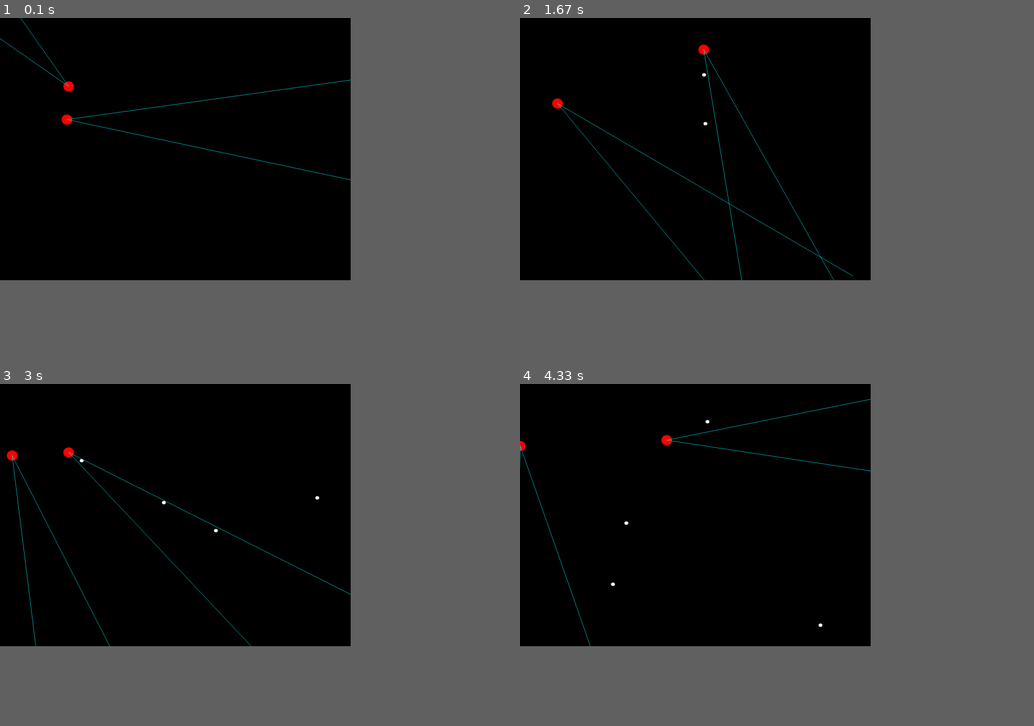
Above: before the commit, frames 1-4 (two rows, left to right).
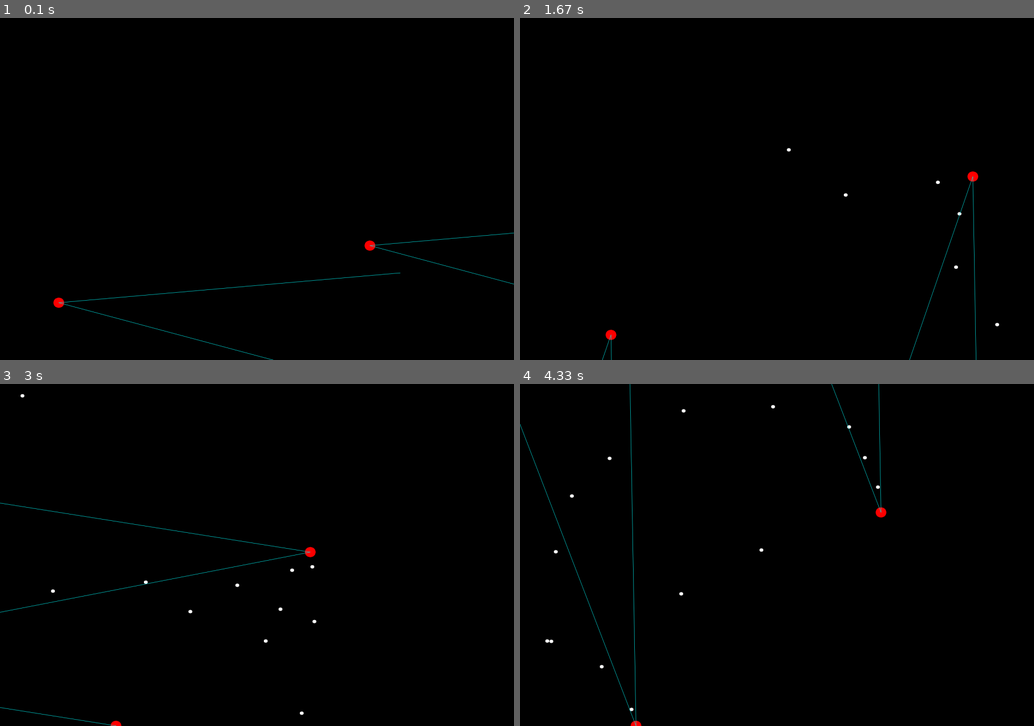
Above: after the commit, the same moments.

Repository: sattfatt/Simple-AI
Game: pygame game, started from pygame1/test.py
Same seed, same stepped clock (60 frames per second), same inputs: the game is played once before the commit and once after it.
Inputs (mouse positions are in pixels of both pictures, inside the frame that each line leads up to):
- Up to frame 1 (0.1 s): no input
- Up to frame 2 (1.67 s): hold D 0.33-0.8 s; hold W 0.83-1.13 s; tap Space at 0.9, 1.23, 1.53 s; hold D 1.17-1.63 s; move the mouse to (756, 202) at 1.2 s
- Up to frame 3 (3 s): hold A 1.67-2.2 s; move the mouse to (421, 544) at 1.7 s; tap Space at 1.73, 2.03, 2.3, 2.63, 2.93 s; hold S 2.23-2.53 s; move the mouse to (257, 575) at 2.27 s; hold A 2.57-2.97 s; move the mouse to (308, 630) at 2.6 s
- Up to frame 4 (4.33 s): hold W 3-3.37 s; move the mouse to (617, 503) at 3.03 s; tap Space at 3.07, 3.47, 3.77, 4.13 s; hold D 3.4-4.03 s; move the mouse to (617, 637) at 3.43 s; hold S from 4.07 s (still down); move the mouse to (854, 435) at 4.1 s
The window is 614x460 before the commit and 900x600 after it. Grey fills any space a smaller window leaves; there, only what the larger window draws over its background counts as a difference.

The runs differ from the first frame. In frame 1, 1.0% of the frame differs, in the area x 0-100%, y 0-100%; in frame 2, 1.0%; in frame 3, 1.1%, in the area x 0-69%, y 2-100%; in frame 4, 1.1%.

Commit message:
cleaned up some code and made it easier to implement a GA

Diff:
--- a/pygame1/test.py
+++ b/pygame1/test.py
@@ -5,10 +5,13 @@
 import math
 
 # main
-
-
-MAXDISPX = 1024
-MAXDISPY = 768
+PROJECTILEINTERVAL = 15
+
+MAXDISPX = 1500#1024
+MAXDISPY = 1000#768
+
+MINRANDPARM = -10000
+MAXRANDPARM = 10000
 
 pygame.init()
 
@@ -20,6 +23,7 @@
 
 FPS = 60
 fpsClock = pygame.time.Clock()
+
 
 # ------------- #
 #     events    #
@@ -58,6 +62,11 @@
 
 class Entity:
     def __init__(self, pos, dir, size, color, surf, owner):
+
+        self.projectileint = 0
+
+        self.clock = pygame.time.Clock()
+
         self.health = MAXHEALTH
 
         self.prevpos = (0, 0)
@@ -170,8 +179,13 @@
         self.updatePos(controlframe.deltaDirection)
         self.dir += controlframe.deltaHeading
 
+    def state(self):
+
+        return (joe.pos[0],joe.pos[1],joe.dir,counter)
+
 
 class ControlFrame:
+
     def __init__(self, id):
         self.deltaHeading = 0
         self.deltaDirection = (0, 0)
@@ -191,12 +205,12 @@
     def __init__(self, owner):
         ControlFrame.__init__(self, owner)
         # initialize weights and biases with gaussian N(0,1) random values
-        self.w1 = np.array(np.random.randn(3, 4))
-        self.b1 = np.array(np.random.randn(3))
-        self.w2 = np.array(np.random.randn(3, 3))
-        self.b2 = np.array(np.random.randn(3))
-        self.w3 = np.array(np.random.randn(4, 3))
-        self.b3 = np.array(np.random.randn(4))
+        self.w1 = np.array(np.random.randint(MINRANDPARM,MAXRANDPARM,(3,4)))
+        self.b1 = np.array(np.random.randint(MINRANDPARM,MAXRANDPARM,(3,)))
+        self.w2 = np.array(np.random.randint(MINRANDPARM,MAXRANDPARM,(3,3)))
+        self.b2 = np.array(np.random.randint(MINRANDPARM,MAXRANDPARM,(3,)))
+        self.w3 = np.array(np.random.randint(MINRANDPARM,MAXRANDPARM,(4,3)))
+        self.b3 = np.array(np.random.randint(MINRANDPARM,MAXRANDPARM,(4,)))
 
     def out(self, input):
         # output
@@ -234,21 +248,18 @@
 #      main     #
 # ------------- #
 
-testNN = NN('bob')
-
-bob = Entity((200, 200), 0, 15, RED, DISPLAYSURF, 'bob')
-joe = Entity((200, 300), 0, 15, RED, DISPLAYSURF, 'joe')
+NN1 = NN('bob')
+NN2 = NN('joe')
+
+bob = Entity((np.random.randint(1,MAXDISPX-1), np.random.randint(1,MAXDISPY-1)), 0, 15, RED, DISPLAYSURF, 'bob')
+joe = Entity((np.random.randint(1,MAXDISPX-1), np.random.randint(1,MAXDISPY-1)), 0, 15, RED, DISPLAYSURF, 'joe')
 #dan = Entity((500, 600), 0, 15, RED, DISPLAYSURF, 'dan')
 
+nets = [NN1, NN2]
+
 projectiles = []
 
 entities = [bob, joe]
-
-prevkey = 0
-
-hold = False
-
-
 
 while True:
     counter = 0
@@ -315,18 +326,21 @@
         projectiles[:] = [x for x in projectiles if removeCondition(x)]
 
     # entity handling
-    entities[0].dir = entities[0].getCursorAngle()
+#    entities[0].dir = entities[0].getCursorAngle()
     if entities:
         for entity in entities:
             entity.draw()
             entity.drawWedge()
+            # create list of NNs for each entity
+            nextmove = nets[entities.index(entity)].out(entity.state())
+            print(str(nextmove.deltaDirection) + " " + str(nextmove.deltaHeading) + " " + str(nextmove.fire))
+            entity.control(nextmove)
+            entity.projectileint += 1
+            if nextmove.fire and entity.projectileint >= PROJECTILEINTERVAL:
+                entity.projectileint = 0
+                projectiles.append(Entity((entity.pos[0], entity.pos[1]), entity.dir, 5, WHITE, DISPLAYSURF, entity.owner))
         entities[:] = [x for x in entities if not x.health == 0]
 
-    input = (joe.pos[0],joe.pos[1],joe.dir,counter)
-    #print(input)
-    testmove = testNN.out(input)
-    print(str(testmove.deltaDirection) + " " + str(testmove.deltaHeading) + " " + str(testmove.fire))
-    joe.control(testmove)
 
     pygame.display.update()
     fpsClock.tick(FPS)
